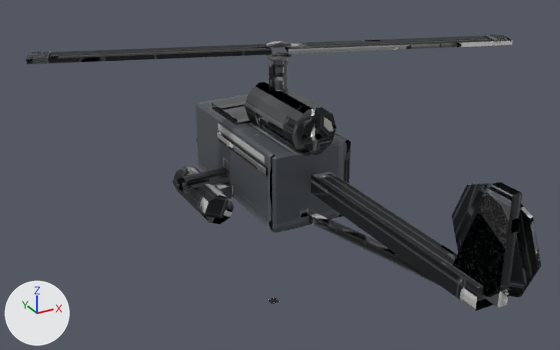
One commit to the FBX model assets/models/chs_wasp/export/chs_wasp.fbx: the scene before it, then after it.
Before and after are seen from a 50 mm camera at (-6.57, -12.22, 6.95) aimed at (-0.54, -1.25, 1.46). Lighting does not change. The marker at lower left points along +X, +Y and +Z. The first picture is the older version. Where no turn or scale is listed for an object, it has been applied to the vertices.

In view in the first picture: 'base_bar', 'base_glow_running_bar', 'pylon_bar', 'rotor_bar' and 1 more.
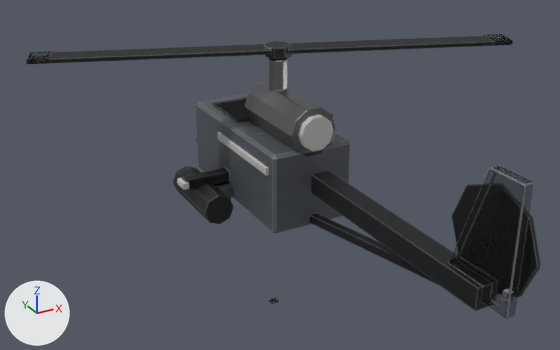
What differs and where, as boxes [x1, y1, x2, y2] in the pictures (560 x 350 px; the box of a moved part takes in the faces that stretch with it):
'base_bar', reshaped, surface changed: before [182, 58, 541, 311]; after [182, 58, 541, 319]
part 1 of me_base_005, surface changed: before [177, 115, 511, 294]; after [177, 115, 514, 303]
part 2 of me_rotor_002, surface changed: [26, 34, 513, 64] in both
part 3 of me_pylon_003, surface changed: [174, 166, 350, 224] in both
part 4 of me_base_004, moved or reshaped: before [498, 193, 522, 307]; after [505, 182, 534, 318]
part 5 of me_base_004, moved or reshaped: before [491, 182, 521, 196]; after [490, 166, 532, 186]
part 6 of me_base_004, moved or reshaped (mostly hidden afterwards): before [453, 182, 520, 307]; after [449, 166, 533, 318]
part 7 of me_base_004, surface changed: before [182, 58, 541, 311]; after [182, 58, 541, 319]

The edits, one by one:
me_pylon_003 has 40 vertices, 26 faces and spans x -1.6..1.6, y -0.7..0.9, z -0.35..0.25.
me_pylon_003 is used by ob_pylon_bar; location (0.0, 0.4, 0.6).
me_pylon_003 part 3: texture (UV) coordinates of 26 of 26 faces, centred in x -1.56..1.56, y -0.7..0.9, z -0.31..0.21, changed; they spanned u 0.01..0.96, v 0.38..0.95 and now span u 0.0..0.87, v 0.0..0.92.
me_base_004 has 240 vertices, 191 faces and spans x -1.7..1.7, y -6.5..2.7, z 0.0..3.25.
me_base_004 is used by ob_base_bar; location (0.0, 0.0, 0.0).
me_base_004 part 4: all 6 vertices in x -0.08..0.08, y -6.2..-6.18, z 2.98..3.0 are moved by (0.0, -0.15, 0.2).
me_base_004 part 5: all 6 vertices in x -0.08..0.08, y -5.82..-5.79, z 2.98..3.0 are moved by (0.0, 0.05, 0.2).
me_base_004 part 6: all 6 vertices in x -0.08..0.08, y -5.23..-5.21, z 1.4..1.42 are moved by (0.0, 0.1, -0.08).
me_base_004 part 7: texture (UV) coordinates of 191 of 191 faces, centred in x -1.7..1.7, y -6.38..2.7, z 0.03..3.25, changed; they spanned u 0.01..0.98, v 0.01..0.98 and now span u 0.0..0.95, v 0.0..0.95.
me_base_005 has 60 vertices, 42 faces and spans x -1.78..1.78, y -6.3..0.7, z 0.84..2.55.
me_base_005 is used by ob_base_glow_running_bar; location (0.0, 0.0, 0.0).
me_base_005 part 1: texture (UV) coordinates of 42 of 42 faces, centred in x -1.78..1.78, y -6.3..0.7, z 0.84..2.55, changed; they spanned u 0.11..0.97, v 0.01..0.99 and now span u 0.0..0.95, v 0.0..0.95.
me_rotor_002 has 48 vertices, 34 faces and spans x -4.16..4.16, y -1.7..1.7, z -0.1..0.1.
me_rotor_002 is used by ob_rotor_bar; location (0.0, -0.2, 3.4).
me_rotor_002 part 2: texture (UV) coordinates of 34 of 34 faces, centred in x -4.09..4.09, y -1.64..1.64, z -0.1..0.1, changed; they spanned u 0.01..0.99, v 0.01..0.99 and now span u 0.0..0.95, v 0.0..1.0.
